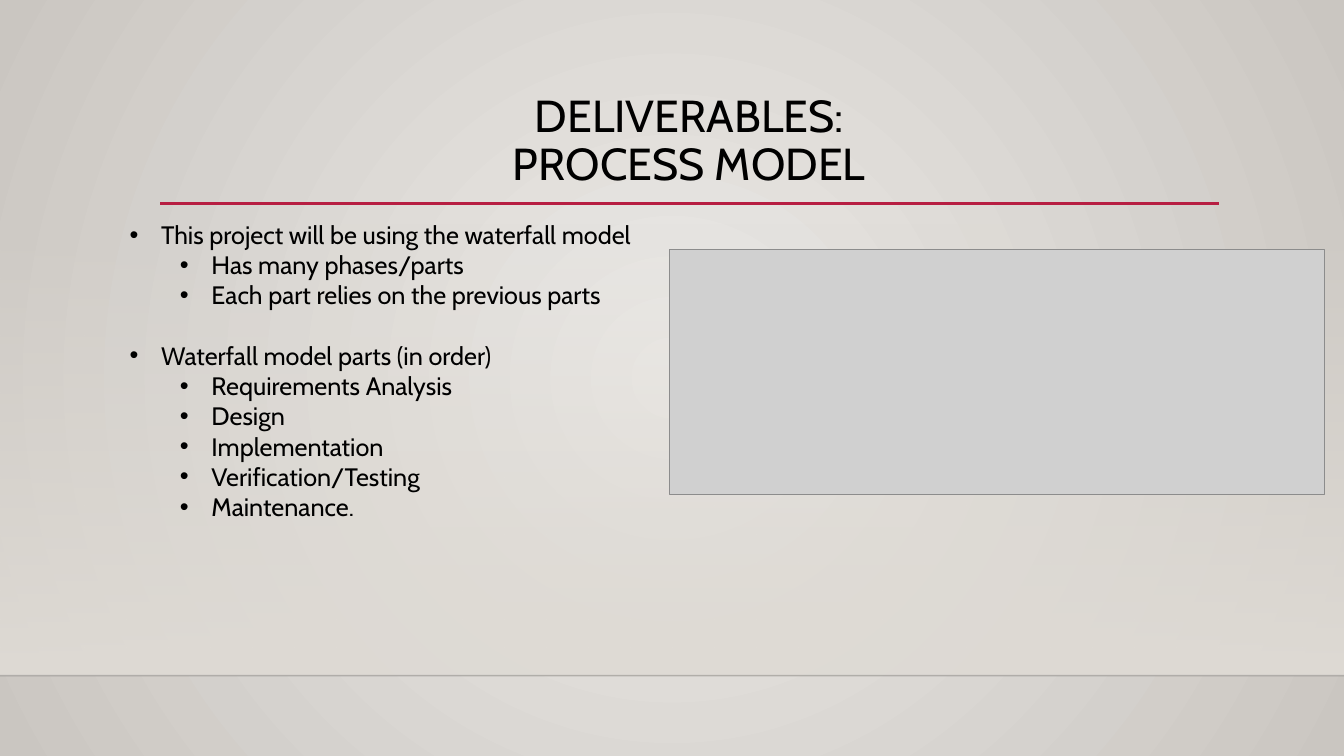
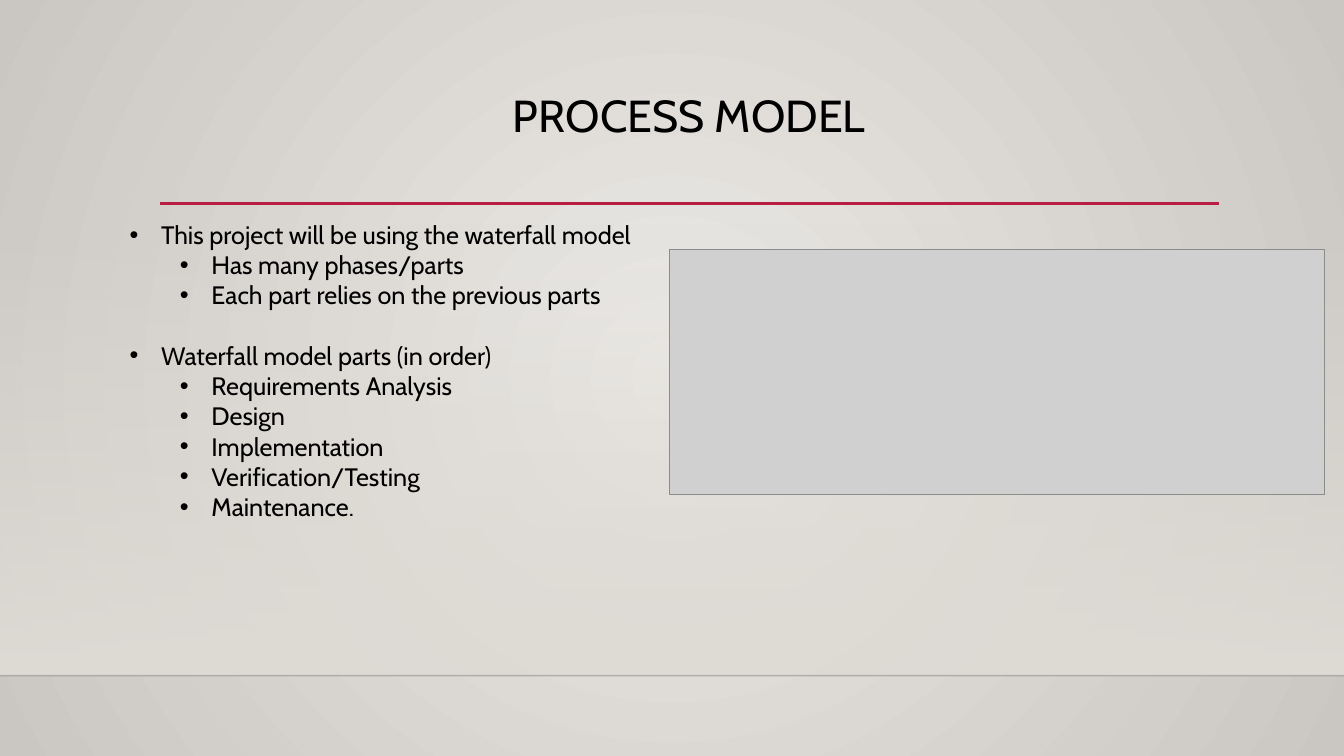
Before and after one commit to s-christian/Fit_or_Fail, a slide deck: slide 9 of Fit or Fail Technical Status Presentation (NEW).pptx. Drawn at 1344x756 pixels with LibreOffice and Linux fonts; fonts in the diff are those of the drawing; grey boxes stand for pictures; background and template pictures are left out. Boxes give left, top, right and bottom in pixels: in the first picture for what was removed or moved away, otherwise in the second. Text is boxed around its words. In the diff, an @@ line names an element or a change of style, - is before the commit and + after.

```diff
--- a/Fit or Fail Technical Status Presentation (NEW).pptx
+++ b/Fit or Fail Technical Status Presentation (NEW).pptx
@@ title at (x1=513, y1=100, x2=865, y2=133): text changed @@
-DELIVERABLES:
-PROCESS MODEL
+PROCESS MODEL
```
Also in this commit, not shown: 7 other slides changed, 2 other files.
